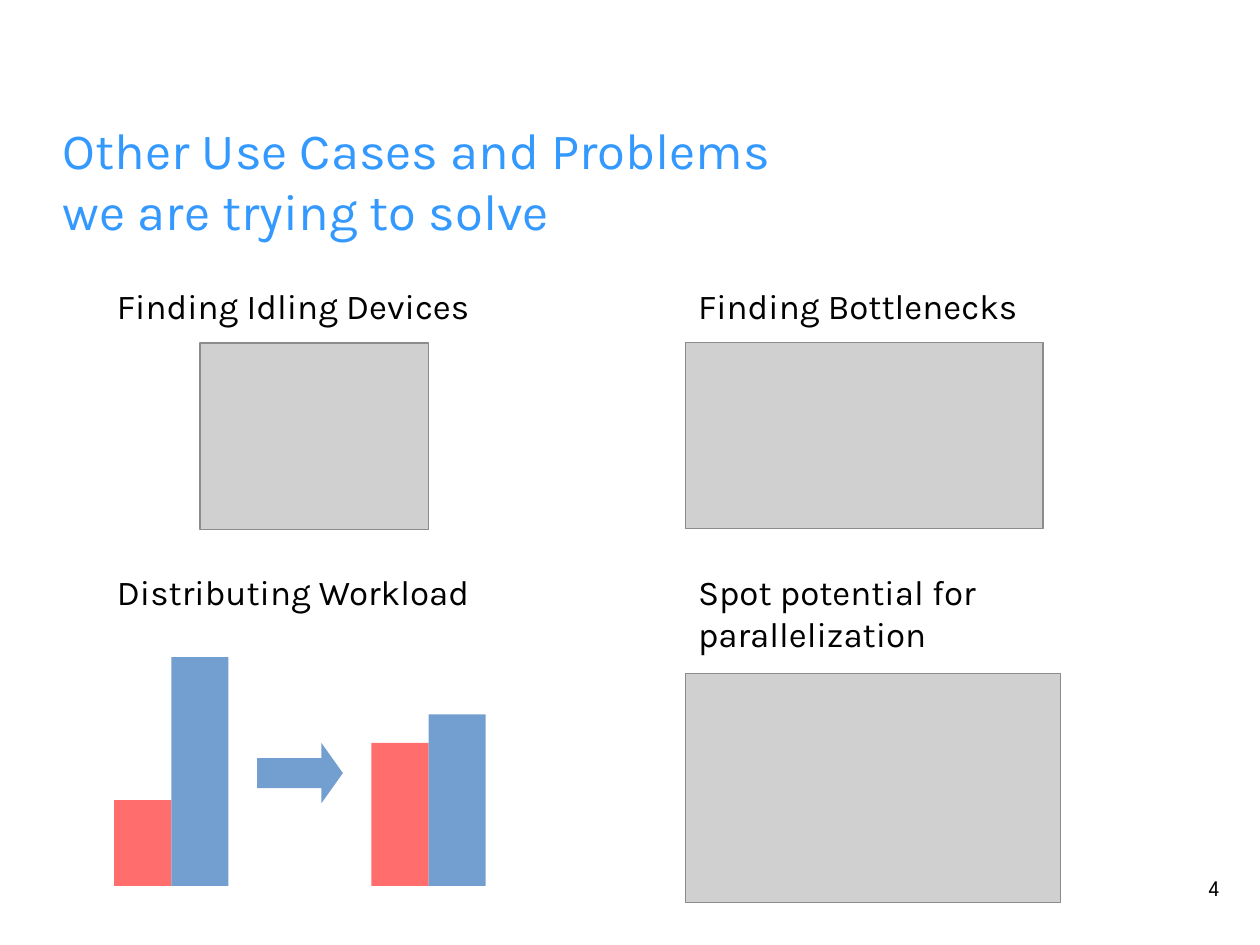
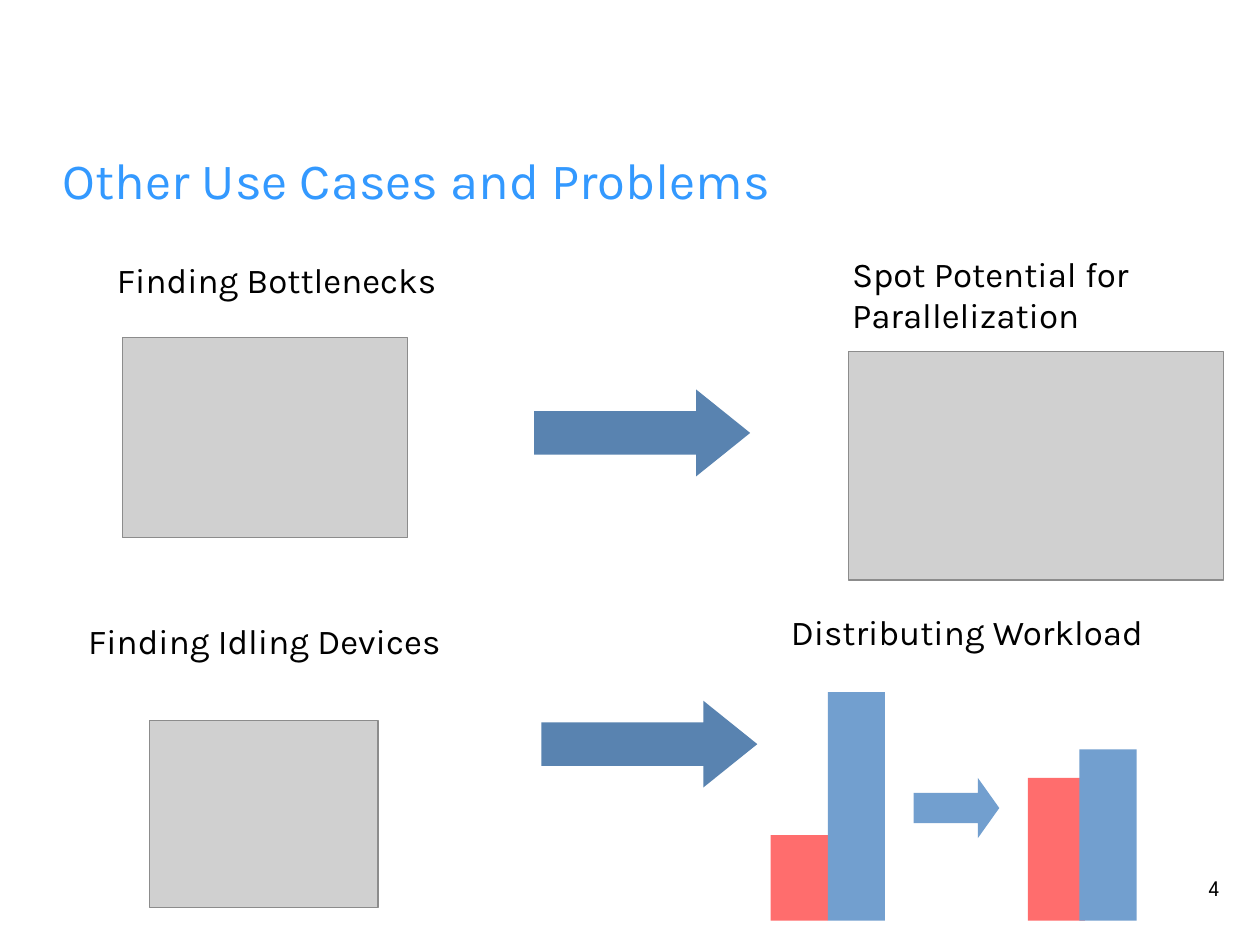
Before and after one commit to fhilprec/HardwareMonitoring, a slide deck: slide 4 of ProjectPresentation.odp. Drawn at 1260x945 pixels with LibreOffice and Linux fonts; fonts in the diff are those of the drawing; grey boxes stand for pictures; background and template pictures are left out. Boxes give left, top, right and bottom in pixels: in the first picture for what was removed or moved away, otherwise in the second. Text is boxed around its words. In the diff, an @@ line names an element or a change of style, - is before the commit and + after.

Commit message:
Presentation

```diff
--- a/ProjectPresentation.odp
+++ b/ProjectPresentation.odp
@@ title at bbox=[63, 164, 770, 200]: text changed @@
-Other Use Cases and Problems
-we are trying to solve
+Other Use Cases and Problems
@@ text "Finding Bottlenecks": place and size @@
-text "Finding Bottlenecks" at bbox=[698, 295, 1017, 328]
+text "Finding Bottlenecks" at bbox=[117, 269, 436, 302]
@@ text at bbox=[852, 263, 1129, 329]: text changed @@
-Spot potential for parallelization
+Spot Potential for Parallelization
@@ picture at bbox=[122, 337, 408, 537]: rotation 270 to 0 degrees @@
@@ picture at bbox=[848, 351, 1223, 580]: rotation 0 to 270 degrees @@
@@ right arrow added at bbox=[534, 390, 750, 477], fill #5983B0 @@
@@ text "Finding Idling Devices": place and size @@
-text "Finding Idling Devices" at bbox=[117, 295, 469, 328]
+text "Finding Idling Devices" at bbox=[88, 630, 440, 663]
@@ text "Distributing Workload": place and size @@
-text "Distributing Workload" at bbox=[117, 581, 469, 614]
+text "Distributing Workload" at bbox=[791, 621, 1143, 654]
@@ rectangle removed at bbox=[429, 715, 486, 886] @@
@@ right arrow added at bbox=[542, 701, 758, 788], fill #5983B0 @@
@@ rectangle at bbox=[828, 693, 885, 922]: fill #FF6D6D to #729FCF @@
@@ rectangle: place and size @@
-rectangle at bbox=[114, 800, 172, 886]
+rectangle at bbox=[828, 693, 885, 922]
@@ picture: place and size @@
-picture at bbox=[200, 343, 429, 529]
+picture at bbox=[150, 721, 378, 908]
@@ right arrow: place and size @@
-right arrow at bbox=[257, 743, 343, 804]
+right arrow at bbox=[914, 779, 999, 839]
@@ rectangle: place and size @@
-rectangle at bbox=[172, 657, 229, 886]
+rectangle at bbox=[1028, 779, 1085, 922]
@@ rectangle at bbox=[1028, 779, 1085, 922]: fill #729FCF to #FF6D6D @@
@@ rectangle: place and size @@
-rectangle at bbox=[372, 743, 429, 886]
+rectangle at bbox=[1079, 750, 1137, 922]
@@ rectangle at bbox=[1079, 750, 1137, 922]: fill #FF6D6D to #729FCF @@
@@ rectangle added at bbox=[771, 836, 828, 922], fill #FF6D6D @@
```
Also in this commit, not shown: 5 other slides changed, 1 other file.
